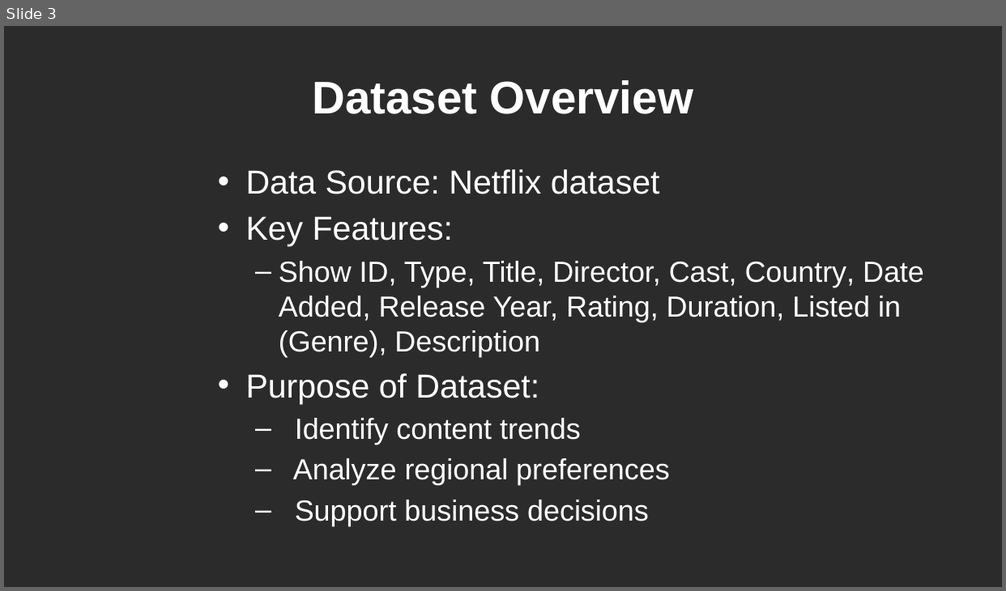
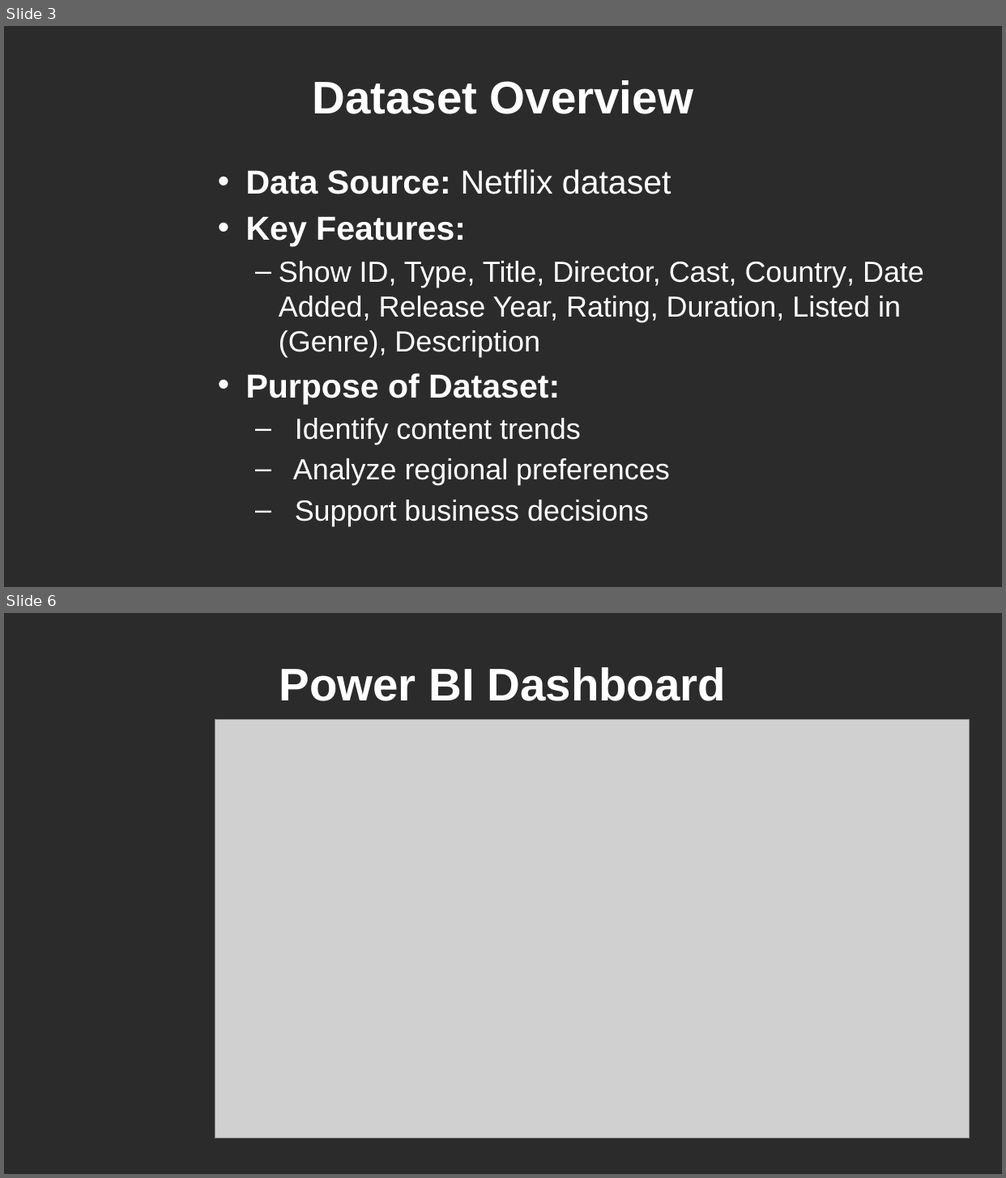
Before and after one commit to SubhaprathaSRK/NetflixAnalysis-Using-PowerBI, a slide deck: Netflix_Data_Analysis_Presentation.pptx. Shown one above the other, each under a label of ours: slide 3 before the commit, slides 3 and 6 after it; the slides between them are not shown. The pictures are 1006x591 and 1006x1178 pixels, drawn with LibreOffice and Linux fonts; fonts in the diff are those of the drawing; grey boxes stand for pictures; background and template pictures are left out; a plain dark background stands for a picture behind light text. Boxes give left, top, right and bottom in pixels: in the first picture for what was removed or moved away, otherwise in the second. Text is boxed around its words. In the diff, an @@ line names an element or a change of style, - is before the commit and + after.

```diff
--- a/Netflix_Data_Analysis_Presentation.pptx
+++ b/Netflix_Data_Analysis_Presentation.pptx
@@ slide 6 added at (4,613,1002,1174), background picture (left out) @@
@@ title added at (279,667,727,701), 44 pt, text #FFFFFF, bold @@
+Power BI Dashboard
@@ picture added at (215,720,969,1139) @@
@@ slide 3 changed as well @@
@@ text at (246,169,671,404): bold on in "Data Source:", "Key Features:", "Purpose of Dataset:" @@
```
Also in this commit, not shown: 9 other slides changed, 3 other slides added.
